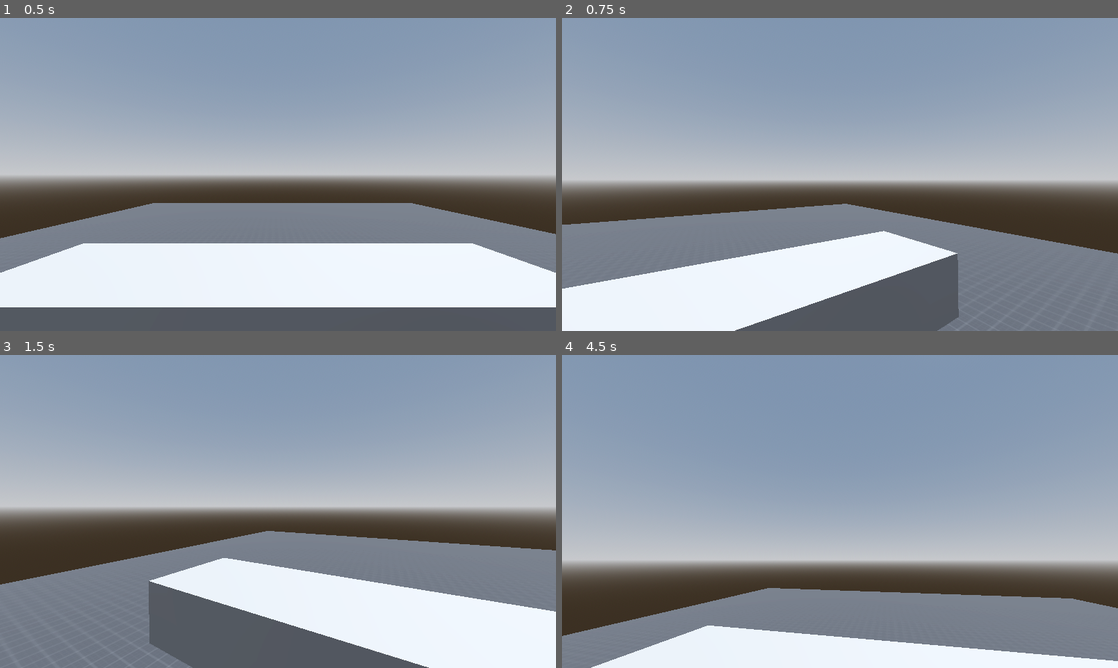
Above: before the commit, frames 1-4 (two rows, left to right).
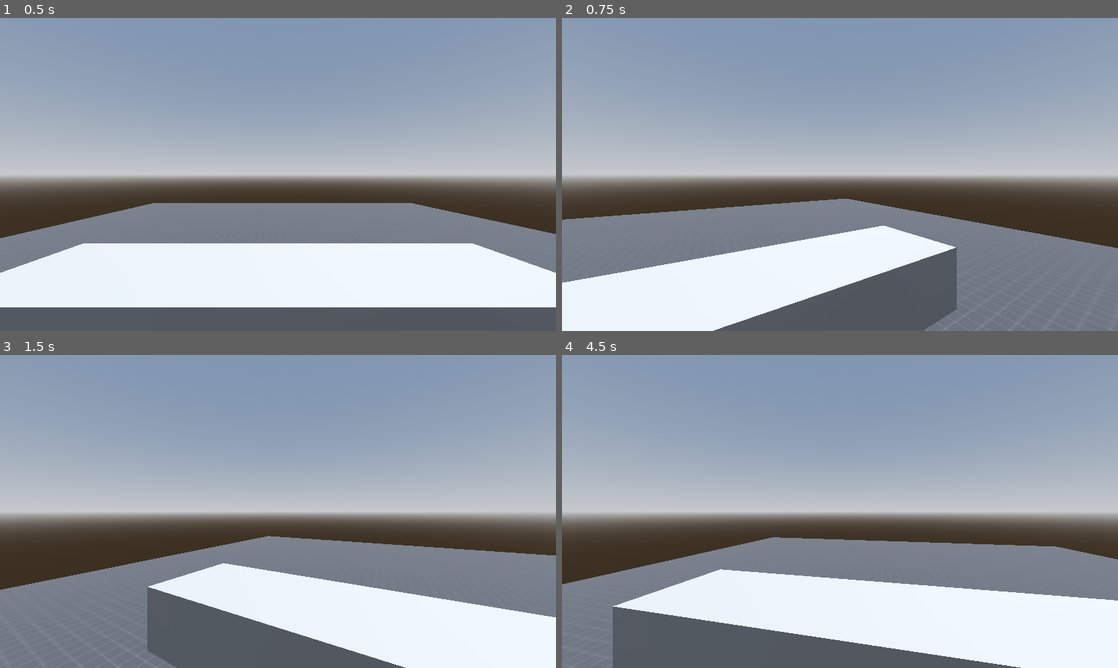
Above: after the commit, the same moments.

Repository: warriormaster12/SubmarineSurvival
Game: Godot game, scene res://levels/test_level.tscn
Two runs of this game, one before a commit and one after it. Both use one fixed random seed, a clock stepped at 60 frames per second and the inputs below.
Inputs (mouse positions are in pixels of both pictures, inside the frame that each line leads up to):
- Up to frame 1 (0.5 s): no input
- Up to frame 2 (0.75 s): tap Enter at 0.5 s; move the mouse to (867, 174) at 0.52 s; tap S (move_b) at 0.6 s
- Up to frame 3 (1.5 s): tap Space at 1.25 s; move the mouse to (250, 511) at 1.27 s; tap Q (move_d) at 1.35 s
- Up to frame 4 (4.5 s): tap Enter at 2, 3.5 s; move the mouse to (851, 505) at 2.02 s; tap W (move_f) at 2.1 s; tap Space at 2.75, 4.25 s; move the mouse to (834, 517) at 2.77 s; tap E (move_u) at 2.85 s; move the mouse to (878, 514) at 3.52 s; hold P (show_mouse_cursor) 3.53-4.28 s; move the mouse to (673, 464) at 4.27 s; tap R (switch_rooms) at 4.35 s

Frame 1 is identical in both runs. In frame 2, 8.6% of the frame differs, in the area x 0-100%, y 50-100%; in frame 3, 8.7%; in frame 4, 57%, in the area x 0-100%, y 37-100%.

Commit message:
Add camera shake events

Diff:
--- a/game_objects/player_ship/player_ship.tscn
+++ b/game_objects/player_ship/player_ship.tscn
@@ -1,8 +1,9 @@
-[gd_scene load_steps=11 format=3 uid="uid://ccoyj870j5nfy"]
+[gd_scene load_steps=13 format=3 uid="uid://ccoyj870j5nfy"]
 
 [ext_resource type="Script" path="res://scripts/player_ship/player_input_manager.gd" id="1_6s5wv"]
 [ext_resource type="Script" path="res://scripts/player_ship/player_ship.gd" id="1_kbb78"]
 [ext_resource type="Script" path="res://scripts/player_ship/ship_health_system.gd" id="3_aeskj"]
+[ext_resource type="Script" path="res://scripts/camera_shake/camera_shake_event.gd" id="4_euj64"]
 
 [sub_resource type="CapsuleShape3D" id="CapsuleShape3D_d4mim"]
 radius = 1.33179
@@ -53,6 +54,10 @@
 "RESET": SubResource("Animation_kd8wi")
 }
 
+[sub_resource type="FastNoiseLite" id="FastNoiseLite_xa8pk"]
+fractal_octaves = 7
+fractal_lacunarity = 4.0
+
 [node name="PlayerShip" type="CharacterBody3D"]
 motion_mode = 1
 script = ExtResource("1_kbb78")
@@ -96,3 +101,7 @@
 libraries = {
 "": SubResource("AnimationLibrary_xllek")
 }
+
+[node name="ImpactShake" type="Node" parent="."]
+script = ExtResource("4_euj64")
+noise_texture = SubResource("FastNoiseLite_xa8pk")
--- /dev/null
+++ b/scripts/camera_shake/camera_shake_event.gd
@@ -0,0 +1,36 @@
+extends Node
+class_name CameraShakeEvent
+
+@export_group("Settings")
+## Shake intensity will decrease by reduction rate every second
+@export var trauma_reduction_rate: float = 1.0
+@export var max_angle: Vector3 = Vector3(10, 10, 5)
+@export var noise_texture: FastNoiseLite = null
+@export var noise_speed: float = 50.0
+
+var trauma: float = 0.0
+var init_rot: Vector3 = Vector3.ZERO
+var time: float = 0.0
+
+# Called every frame. 'delta' is the elapsed time since the previous frame.
+func _process(delta: float) -> void:
+	time += delta
+	trauma = max(trauma - delta * trauma_reduction_rate, 0.0)
+	var current_camera: Camera3D = get_viewport().get_camera_3d()
+	current_camera.rotation_degrees = Vector3(
+		init_rot.x + max_angle.x * get_shake_intensity() * get_noise_from_seed(0),
+		init_rot.y + max_angle.x * get_shake_intensity() * get_noise_from_seed(1),
+		init_rot.z + max_angle.x * get_shake_intensity() * get_noise_from_seed(2)
+	)
+
+func add_trauma(amount: float) -> void:
+	trauma = clampf(trauma + amount, 0.0, 1.0)
+
+func get_shake_intensity() -> float:
+	return trauma * trauma
+
+func get_noise_from_seed(seed: int) -> float:
+	if noise_texture:
+		noise_texture.seed = seed
+		return noise_texture.get_noise_1d(time * noise_speed)
+	return 0.0
--- a/scripts/player_ship/player_ship.gd
+++ b/scripts/player_ship/player_ship.gd
@@ -72,9 +72,11 @@
 	if velocity.length() >= damagable_velocity_threshold:
 		if hit:
 			return
-		var damage_percentage: float = (velocity.length()/max_speed) * 100
-		damage_percentage = clampf(damage_percentage, 0.0, 100.0)
+		var damage_amount: float = (velocity.length()/max_speed)
+		var damage_percentage: float = clampf(damage_amount * 100, 0.0, 100.0)
 		ship_health.set("current_health", ship_health.current_health - damage_percentage)
+		## TODO: don't call add_trauma() directly
+		$ImpactShake.add_trauma(damage_amount)
 		hit = true
 	else:
 		hit = false
